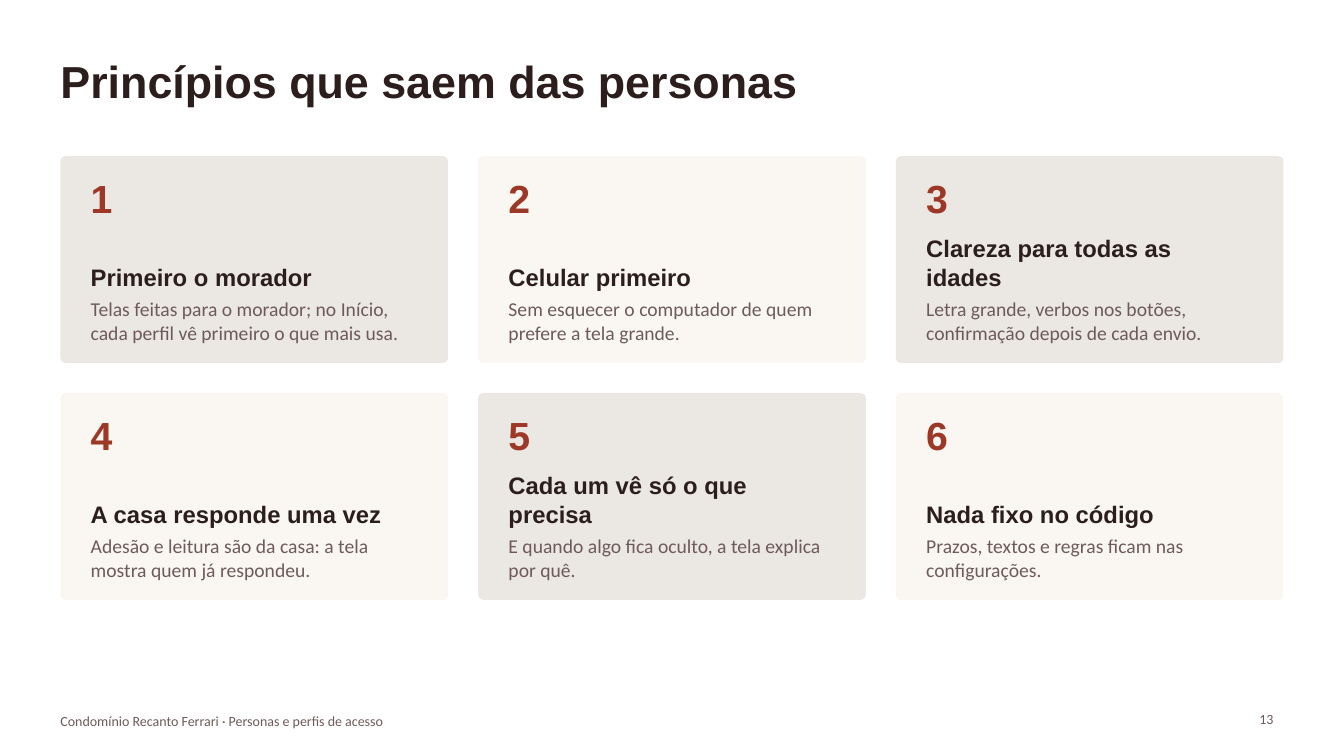
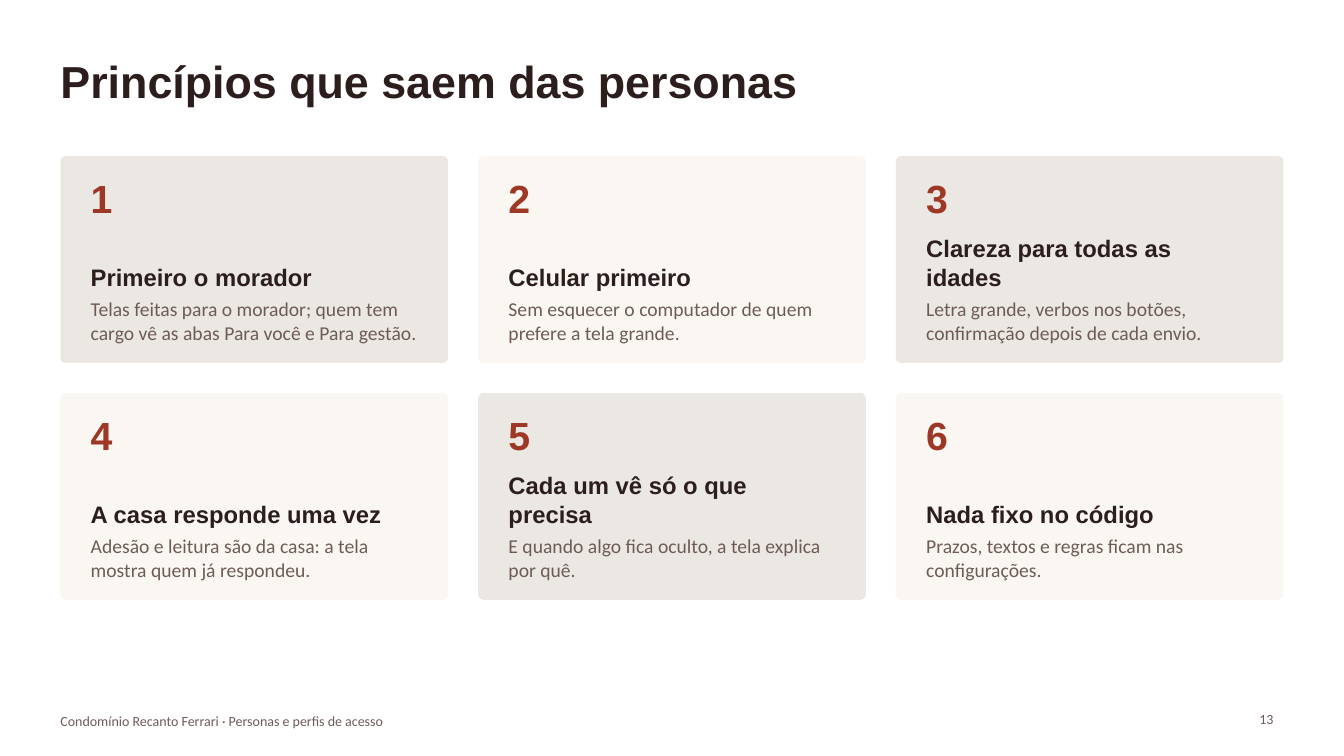
Before and after one commit to paulamuhlbach/recantoferrari, a slide deck: slide 13 of apresentacoes/Personas-e-perfis-de-acesso.pptx. Drawn at 1344x756 pixels with LibreOffice and Linux fonts; fonts in the diff are those of the drawing. Boxes give left, top, right and bottom in pixels: in the first picture for what was removed or moved away, otherwise in the second. Text is boxed around its words. In the diff, an @@ line names an element or a change of style, - is before the commit and + after.

```diff
--- a/apresentacoes/Personas-e-perfis-de-acesso.pptx
+++ b/apresentacoes/Personas-e-perfis-de-acesso.pptx
@@ text at [91,302,416,344]: text changed @@
-Telas feitas para o morador; no Início, cada perfil vê primeiro o que mais usa.
+Telas feitas para o morador; quem tem cargo vê as abas Para você e Para gestão.
```
Also in this commit, not shown: 5 other slides changed, 3 other files.
